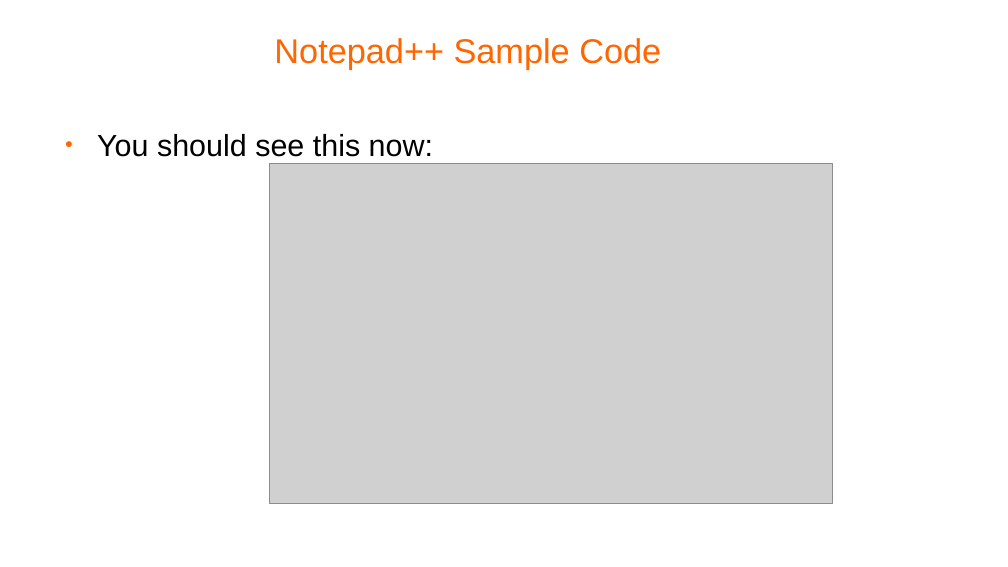
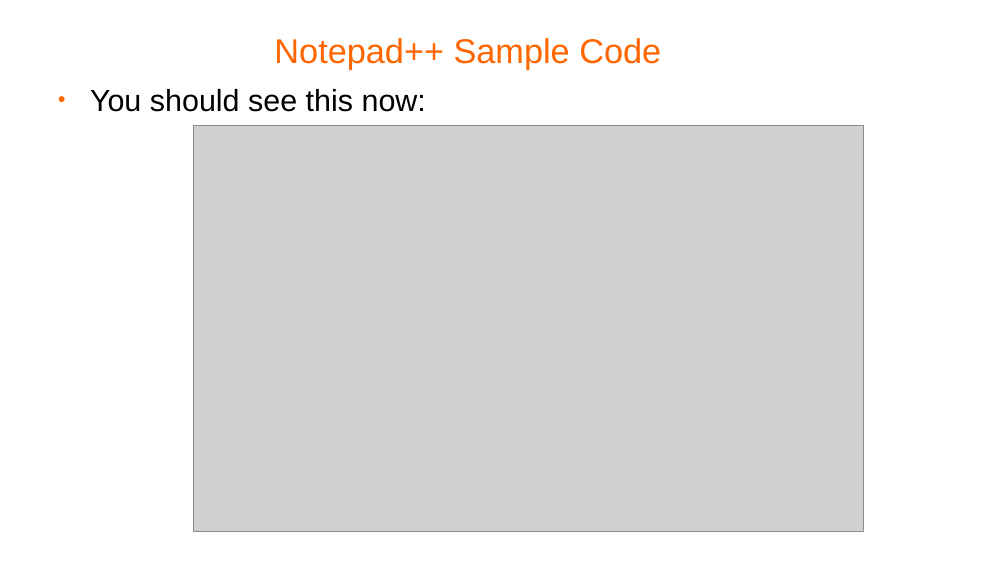
Before and after one commit to pellcorp/coding, a slide deck: slide 5 of docs/python coding.odp. Drawn at 1008x567 pixels with LibreOffice and Linux fonts; fonts in the diff are those of the drawing; grey boxes stand for pictures; background and template pictures are left out. Boxes give left, top, right and bottom in pixels: in the first picture for what was removed or moved away, otherwise in the second. Text is boxed around its words. In the diff, an @@ line names an element or a change of style, - is before the commit and + after.

```diff
--- a/docs/python coding.odp
+++ b/docs/python coding.odp
@@ text "You should see this now:": place and size @@
-text "You should see this now:" at (97,134,433,157)
+text "You should see this now:" at (90,89,426,112)
@@ picture: place and size @@
-picture at (270,164,832,504)
+picture at (193,126,863,532)
```
Also in this commit, not shown: 2 other slides changed, 2 slides added, 1 other file.
